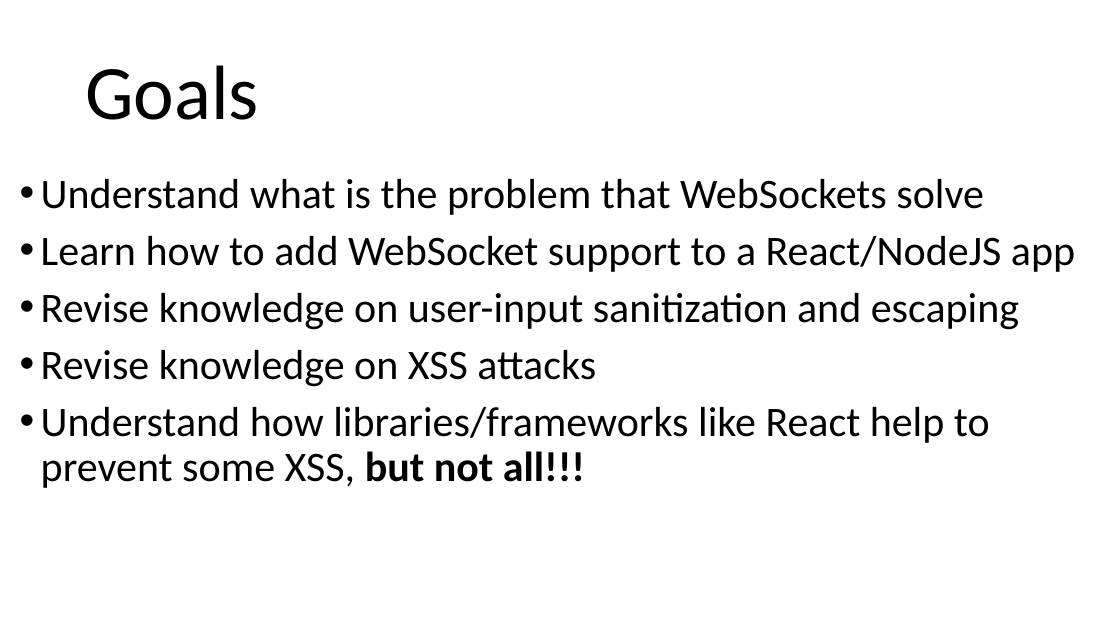
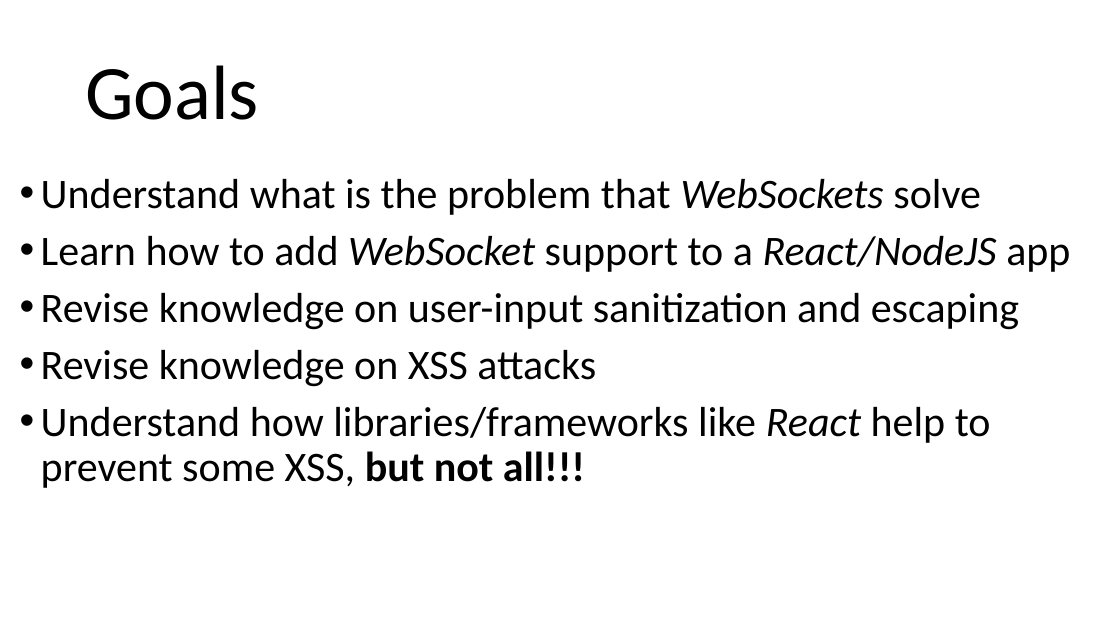
Before and after one commit to arcuri82/web_development_and_api_design, a slide deck: slide 2 of docs/slides/lesson_09.pptx. Drawn at 1120x630 pixels with LibreOffice and Linux fonts; fonts in the diff are those of the drawing. Boxes give left, top, right and bottom in pixels: in the first picture for what was removed or moved away, otherwise in the second. Text is boxed around its words. In the diff, an @@ line names an element or a change of style, - is before the commit and + after.

```diff
--- a/docs/slides/lesson_09.pptx
+++ b/docs/slides/lesson_09.pptx
@@ text at [41,179,1070,488]: italic on in "WebSockets", "WebSocket React/NodeJS", "React" @@
```
Also in this commit, not shown: 1 other slide changed, 2 slides added, 1 other file.
